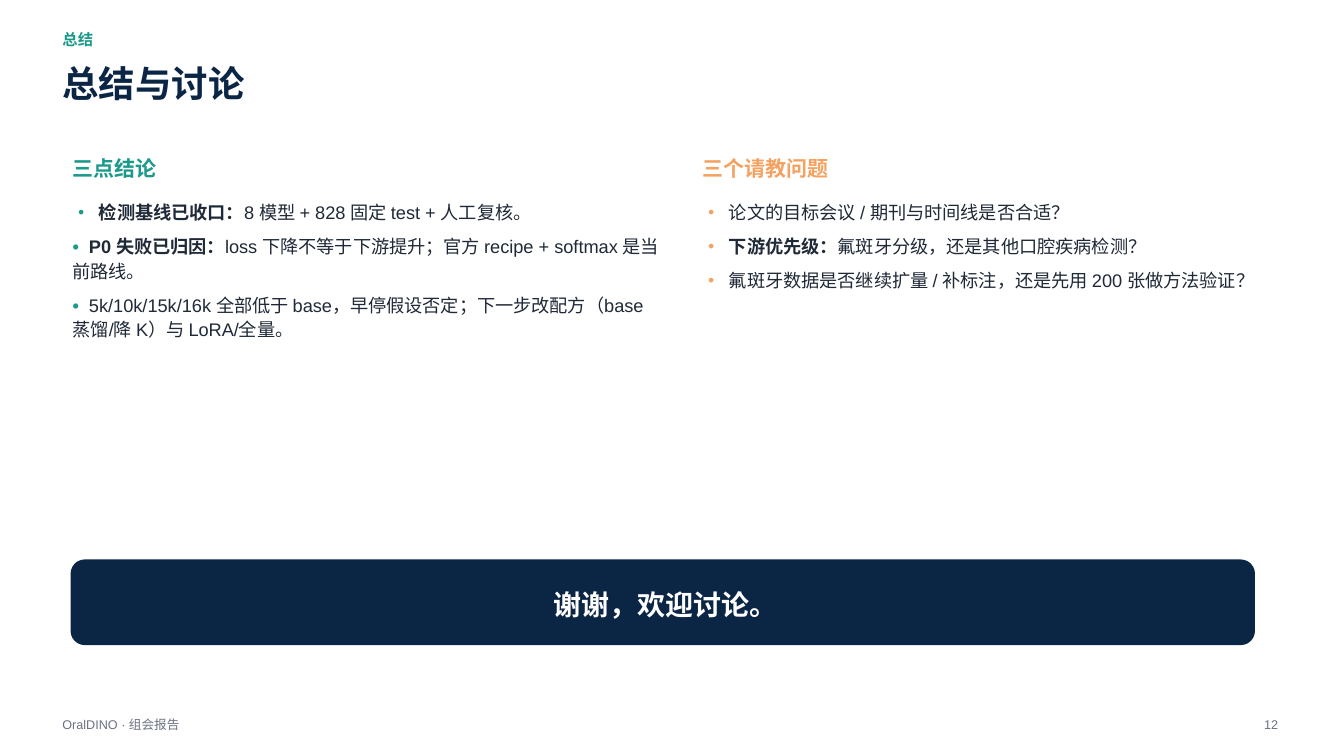
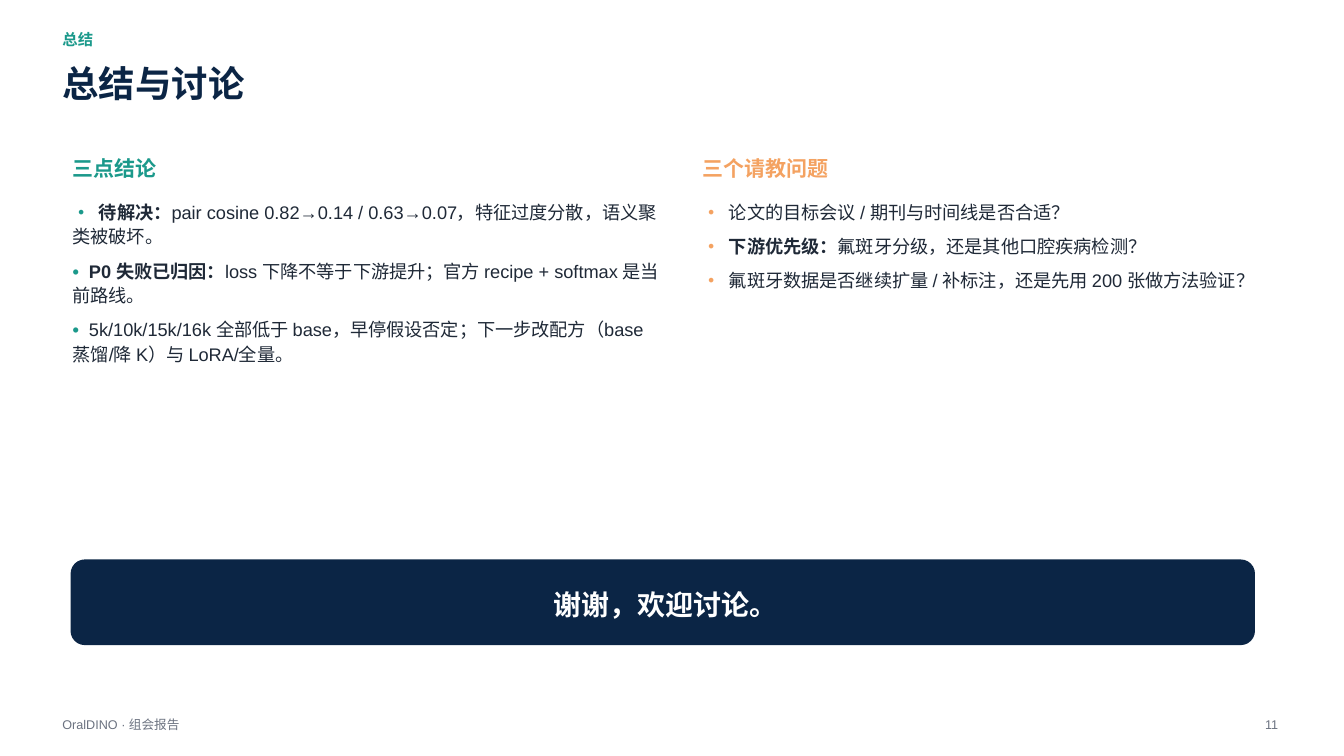
Before and after one commit to XiaoHG/MRG-05-Tooth-Seg, a slide deck: slide 11 of group-meeting/20261111/OralDINO_group_meeting_20261111_10min.pptx (slide 12 before the commit). Drawn at 1344x756 pixels with LibreOffice and Linux fonts; fonts in the diff are those of the drawing. Boxes give left, top, right and bottom in pixels: in the first picture for what was removed or moved away, otherwise in the second. Text is boxed around its words. In the diff, an @@ line names an element or a change of style, - is before the commit and + after.

```diff
--- a/group-meeting/20261111/OralDINO_group_meeting_20261111_10min.pptx
+++ b/group-meeting/20261111/OralDINO_group_meeting_20261111_10min.pptx
@@ text at box(73, 203, 656, 245): text changed @@
-• 检测基线已收口：8 模型 + 828 固定 test + 人工复核。
+• 待解决：pair cosine 0.82→0.14 / 0.63→0.07，特征过度分散，语义聚类被破坏。
@@ text at box(1265, 720, 1278, 729): text changed @@
-12
+11
```
Also in this commit, not shown: 3 other slides changed, 1 slide removed, 4 other files.
